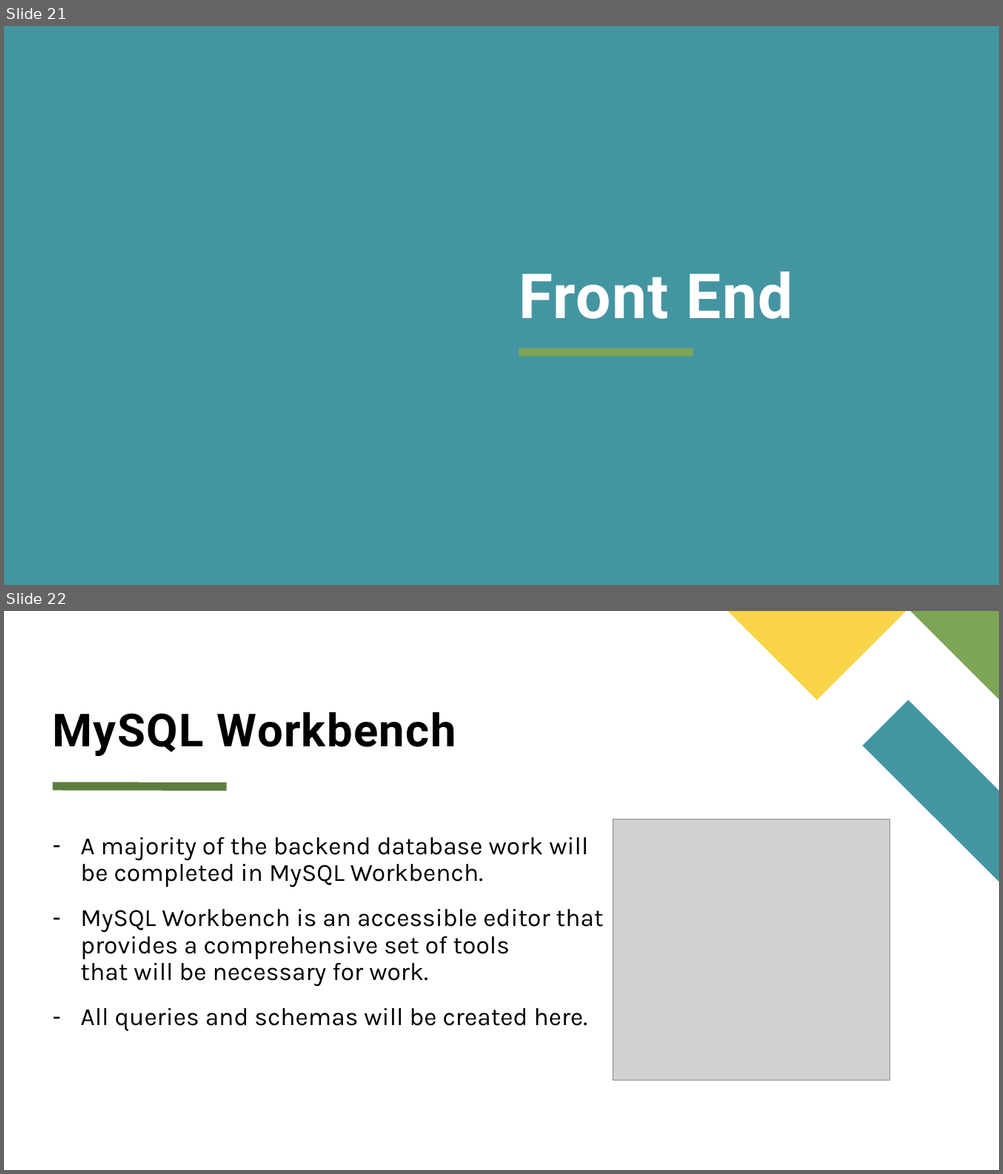
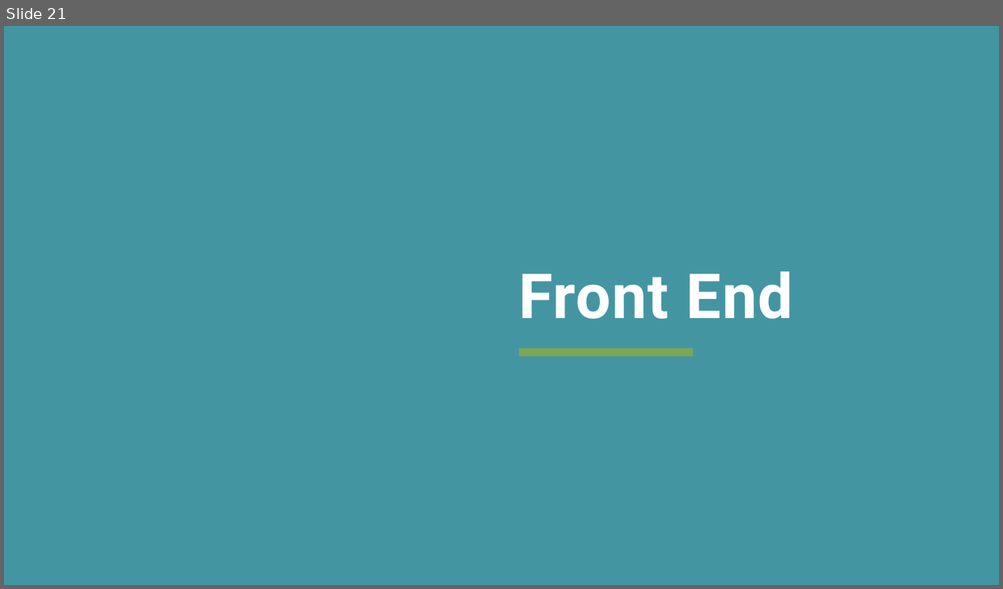
Before and after one commit to Fliperdudole/Healthcare-Database-System, a slide deck: Presentation/HealthcareDatabaseManagementSystemPresentation.pptx. Shown one above the other, each under a label of ours: slides 21 and 22 before the commit, slide 21 after it. The pictures are 1003x1174 and 1003x589 pixels, drawn with LibreOffice and Linux fonts; fonts in the diff are those of the drawing; grey boxes stand for pictures. Boxes give left, top, right and bottom in pixels: in the first picture for what was removed or moved away, otherwise in the second. Text is boxed around its words. In the diff, an @@ line names an element or a change of style, - is before the commit and + after.

```diff
--- a/Presentation/HealthcareDatabaseManagementSystemPresentation.pptx
+++ b/Presentation/HealthcareDatabaseManagementSystemPresentation.pptx
@@ slide 22 removed at (4,611,999,1170), background #FFFFFF @@
@@ freeform shape removed at (728,611,906,700) @@
@@ freeform shape removed at (910,611,999,700) @@
@@ title removed at (53,712,456,756) @@
-MySQL Workbench
@@ freeform shape removed at (862,700,999,882) @@
@@ line removed from (53, 786) to (226, 786) @@
@@ picture removed at (613,820,890,1081) @@
@@ text removed at (80,837,603,1031) @@
-– A majority of the backend database work will be completed in MySQL Workbench.
-– MySQL Workbench is an accessible editor that provides a comprehensive set of tools that will be necessary for work.
-– All queries and schemas will be created here.
```
Also in this commit, not shown: 1 slide changed, 2 slides added, 1 other slide removed.
